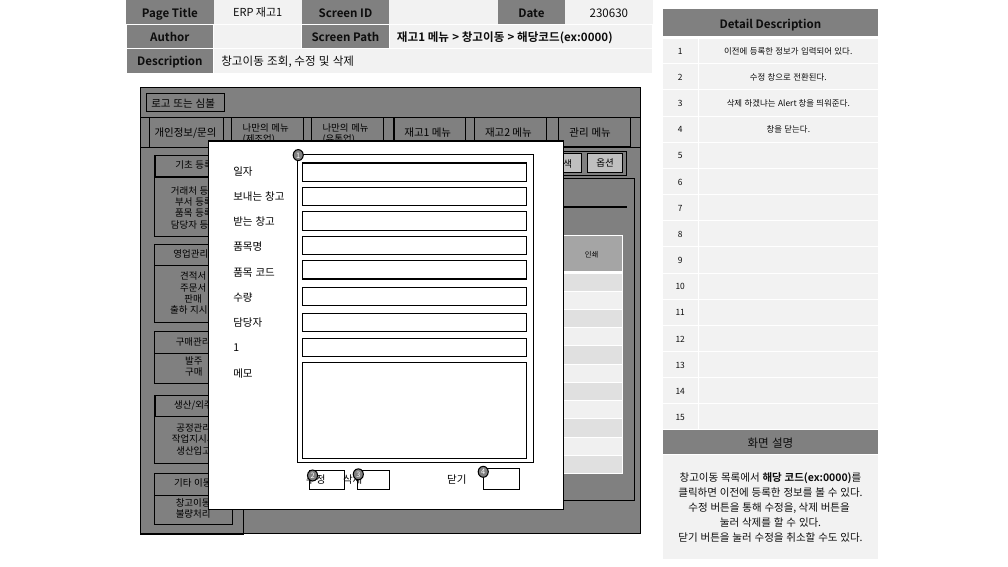
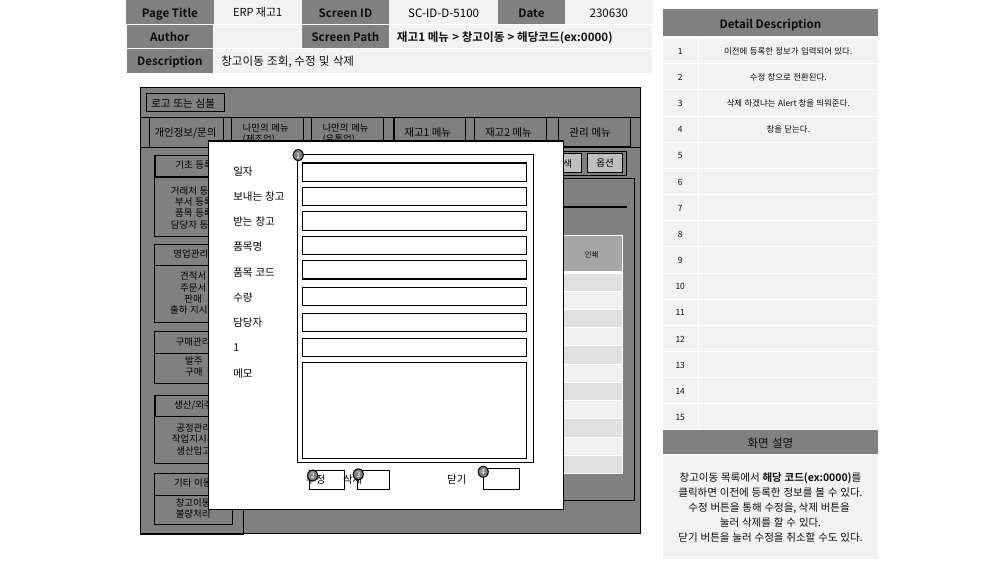
Before and after one commit to dw-final-project/dwFinal, a slide deck: slide 50 of 프로젝트 관련 자료/재고 1(박희성).pptx. Drawn at 1008x567 pixels with LibreOffice and Linux fonts; fonts in the diff are those of the drawing. Boxes give left, top, right and bottom in pixels: in the first picture for what was removed or moved away, otherwise in the second. Text is boxed around its words. In the diff, an @@ line names an element or a change of style, - is before the commit and + after.

```diff
--- a/프로젝트 관련 자료/재고 1(박희성).pptx
+++ b/프로젝트 관련 자료/재고 1(박희성).pptx
@@ table at box(126, 0, 653, 72) @@
-row 1, column 4: 
+row 1, column 4: SC-ID-D-5100
```
Also in this commit, not shown: 45 other slides changed, 1 other file.
